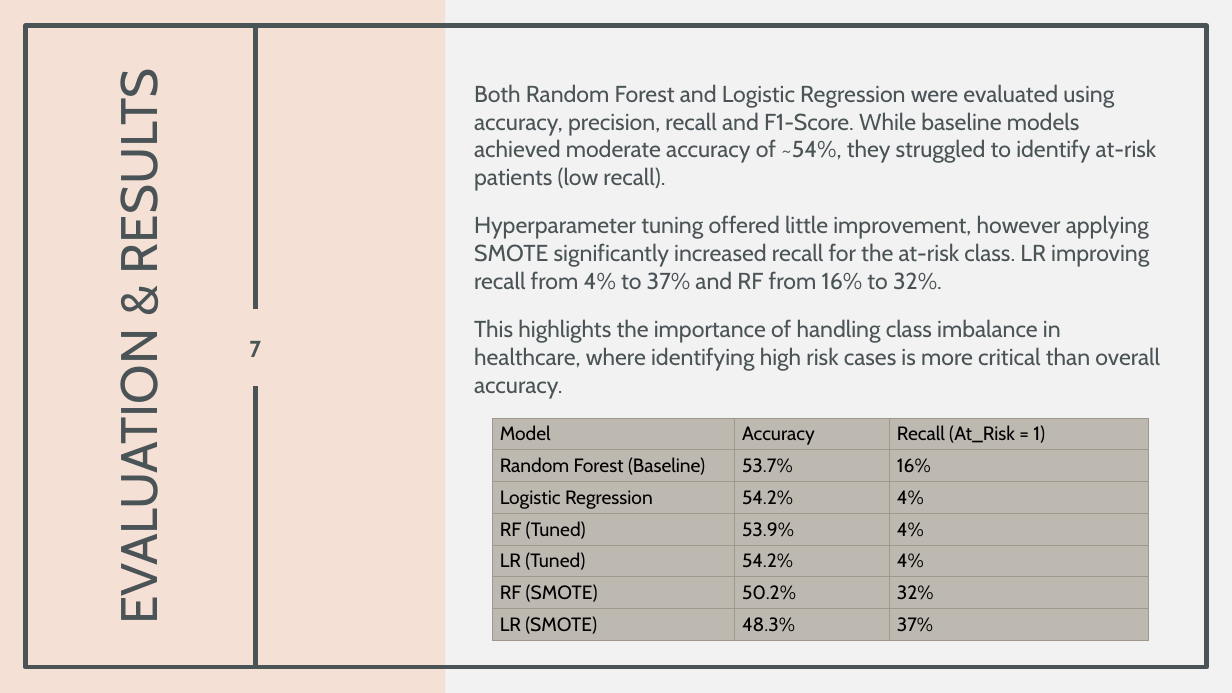
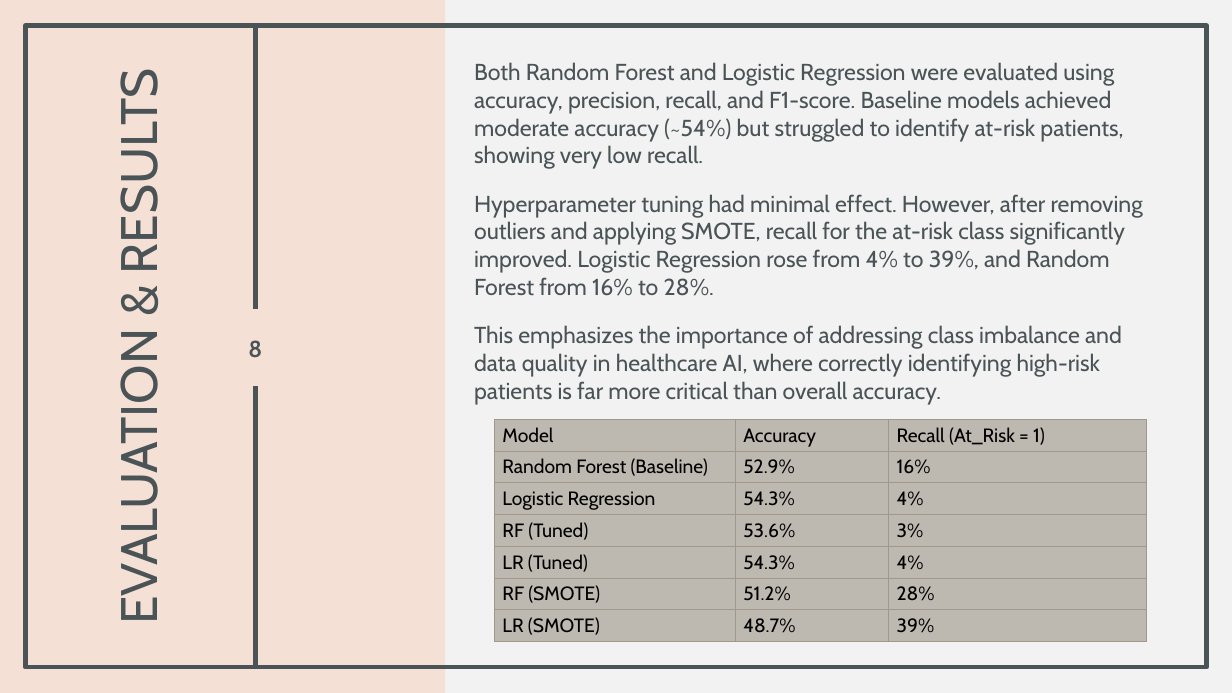
Before and after one commit to TayyebaSadaq/Improving-Patient-experience-using-AI, a slide deck: slide 8 of Improving patient experience using AI.pptx (slide 7 before the commit). Drawn at 1232x693 pixels with LibreOffice and Linux fonts; fonts in the diff are those of the drawing. Boxes give left, top, right and bottom in pixels: in the first picture for what was removed or moved away, otherwise in the second. Text is boxed around its words. In the diff, an @@ line names an element or a change of style, - is before the commit and + after.

Commit message:
adding outlier handling

```diff
--- a/Improving patient experience using AI.pptx
+++ b/Improving patient experience using AI.pptx
@@ text at [474,62,1143,405]: text changed @@
-Both Random Forest and Logistic Regression were evaluated using accuracy, precision, recall and F1-Score. While baseline models achieved moderate accuracy of ~54%, they struggled to identify at-risk patients (low recall).
-Hyperparameter tuning offered little improvement, however applying SMOTE significantly increased recall for the at-risk class. LR improving recall from 4% to 37% and RF from 16% to 32%.
-This highlights the importance of handling class imbalance in healthcare, where identifying high risk cases is more critical than overall accuracy.
+Both Random Forest and Logistic Regression were evaluated using accuracy, precision, recall, and F1-score. Baseline models achieved moderate accuracy (~54%) but struggled to identify at-risk patients, showing very low recall.
+Hyperparameter tuning had minimal effect. However, after removing outliers and applying SMOTE, recall for the at-risk class significantly improved. Logistic Regression rose from 4% to 39%, and Random Forest from 16% to 28%.
+This emphasizes the importance of addressing class imbalance and data quality in healthcare AI, where correctly identifying high-risk patients is far more critical than overall accuracy.
@@ page number at [248,340,262,358]: text changed @@
-7
+8
@@ table at [494,420,1146,642] @@
-row 2, column 2: 53.7%
+row 2, column 2: 52.9%
-row 3, column 2: 54.2%
+row 3, column 2: 54.3%
-row 4, column 2: 53.9%
+row 4, column 2: 53.6%
-row 4, column 3: 4%
+row 4, column 3: 3%
-row 5, column 2: 54.2%
+row 5, column 2: 54.3%
-row 6, column 2: 50.2%
+row 6, column 2: 51.2%
-row 6, column 3: 32%
+row 6, column 3: 28%
-row 7, column 2: 48.3%
+row 7, column 2: 48.7%
-row 7, column 3: 37%
+row 7, column 3: 39%
```
Also in this commit, not shown: 1 slide added, 1 slide removed, 3 other files.
